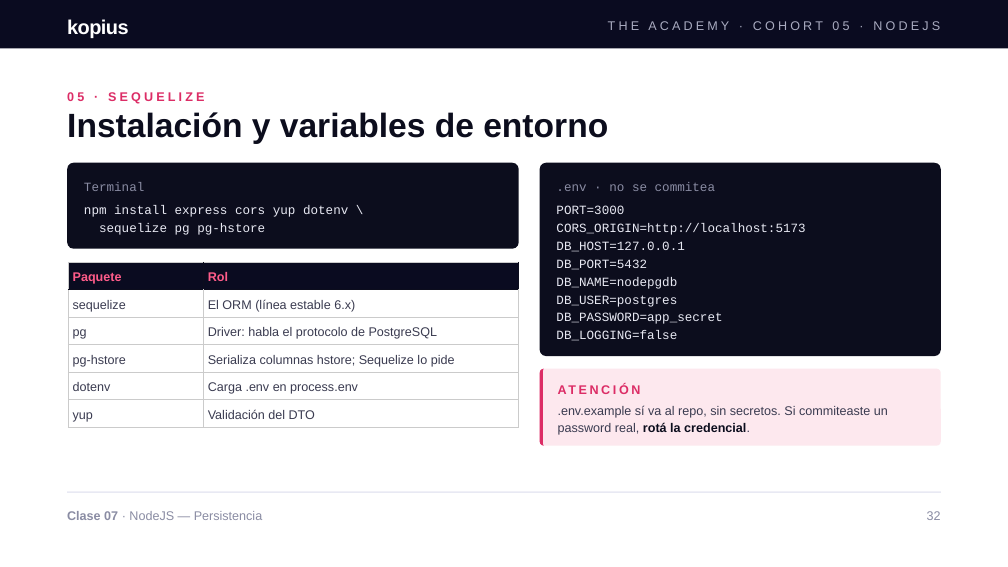
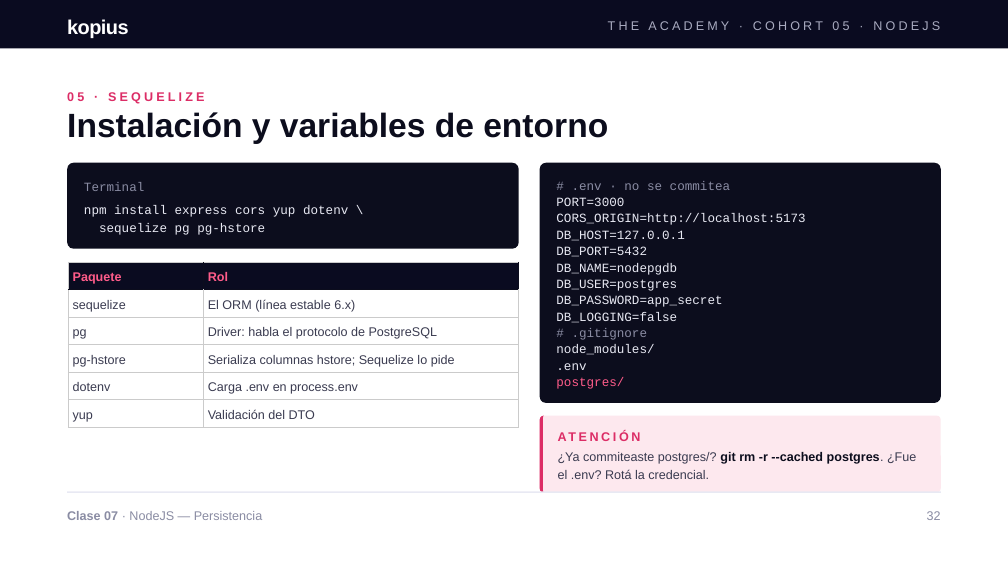
Before and after one commit to aduartekopiustech/node-fullstack-clase-07, a slide deck: slide 32 of docs/Clase_7_de_NodeJS.pptx. Drawn at 1008x567 pixels with LibreOffice and Linux fonts; fonts in the diff are those of the drawing. Boxes give left, top, right and bottom in pixels: in the first picture for what was removed or moved away, otherwise in the second. Text is boxed around its words. In the diff, an @@ line names an element or a change of style, - is before the commit and + after.

```diff
--- a/docs/Clase_7_de_NodeJS.pptx
+++ b/docs/Clase_7_de_NodeJS.pptx
@@ rounded rectangle "# .env · no se ...": place and size @@
-rounded rectangle "# .env · no se ..." at (556, 205, 805, 341)
+rounded rectangle "# .env · no se ..." at (540, 163, 941, 403)
@@ rounded rectangle "# .env · no se ..." at (540, 163, 941, 403): fill none to #0C0D1D @@
@@ rounded rectangle removed at (540, 163, 941, 356) @@
@@ text in rounded rectangle at (556, 197, 805, 323): line spacing 17pt to 15.6pt @@
@@ text removed at (556, 182, 715, 191) @@
-.env · no se commitea
@@ text in rounded rectangle at (572, 181, 730, 190): paragraph added @@
+# .env · no se commitea
@@ text in rounded rectangle at (556, 328, 654, 389): paragraphs added @@
+# .gitignore
+node_modules/
+.env
+postgres/
@@ 1 text, 1 rounded rectangle, 1 freeform shape: place and size @@
-1 text, 1 rounded rectangle, 1 freeform shape at (540, 369, 941, 446)
+1 text, 1 rounded rectangle, 1 freeform shape at (540, 416, 941, 493)
@@ text removed at (558, 405, 888, 435) @@
-.env.example sí va al repo, sin secretos. Si commiteaste un password real, rotá la credencial.
@@ text added at (558, 452, 916, 479), 12 pt, text #3A3B50 @@
+¿Ya commiteaste postgres/? git rm -r --cached postgres. ¿Fue el .env? Rotá la credencial.
```
Also in this commit, not shown: 16 other slides changed, 6 slides added, 1 slide removed.
